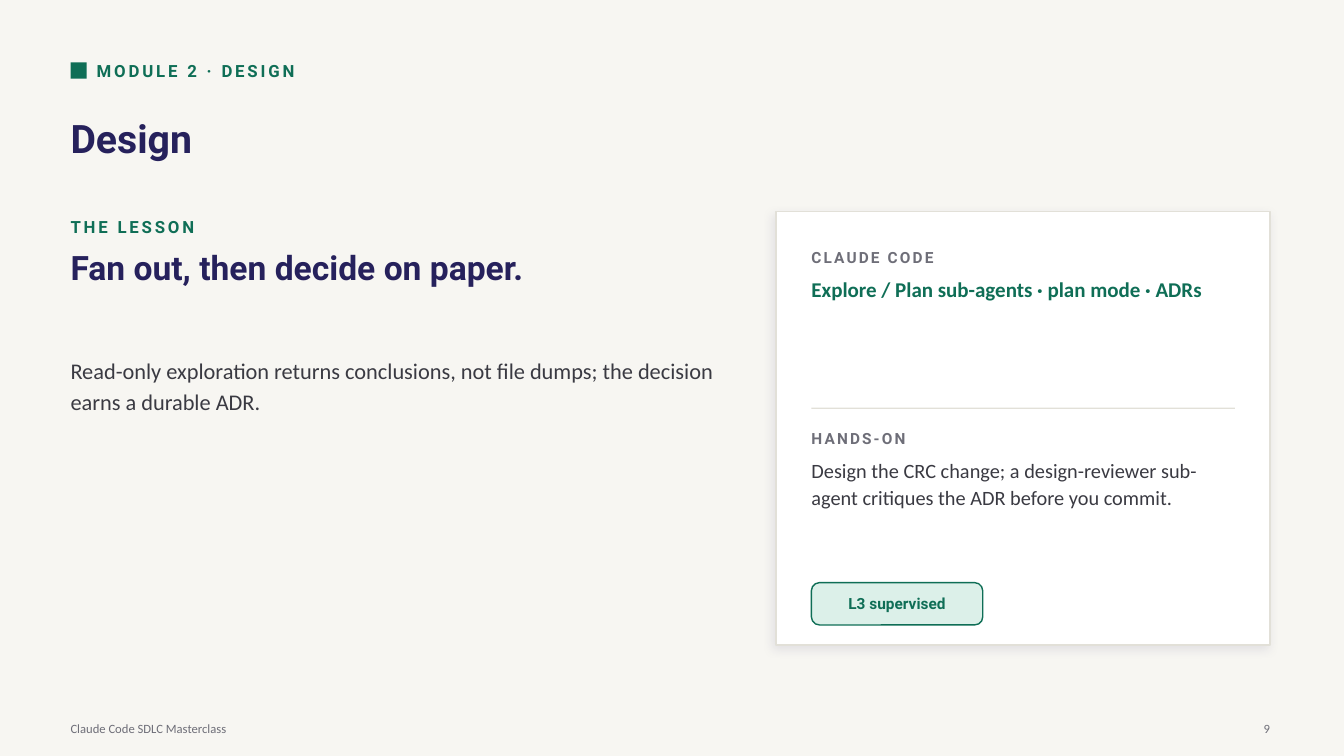
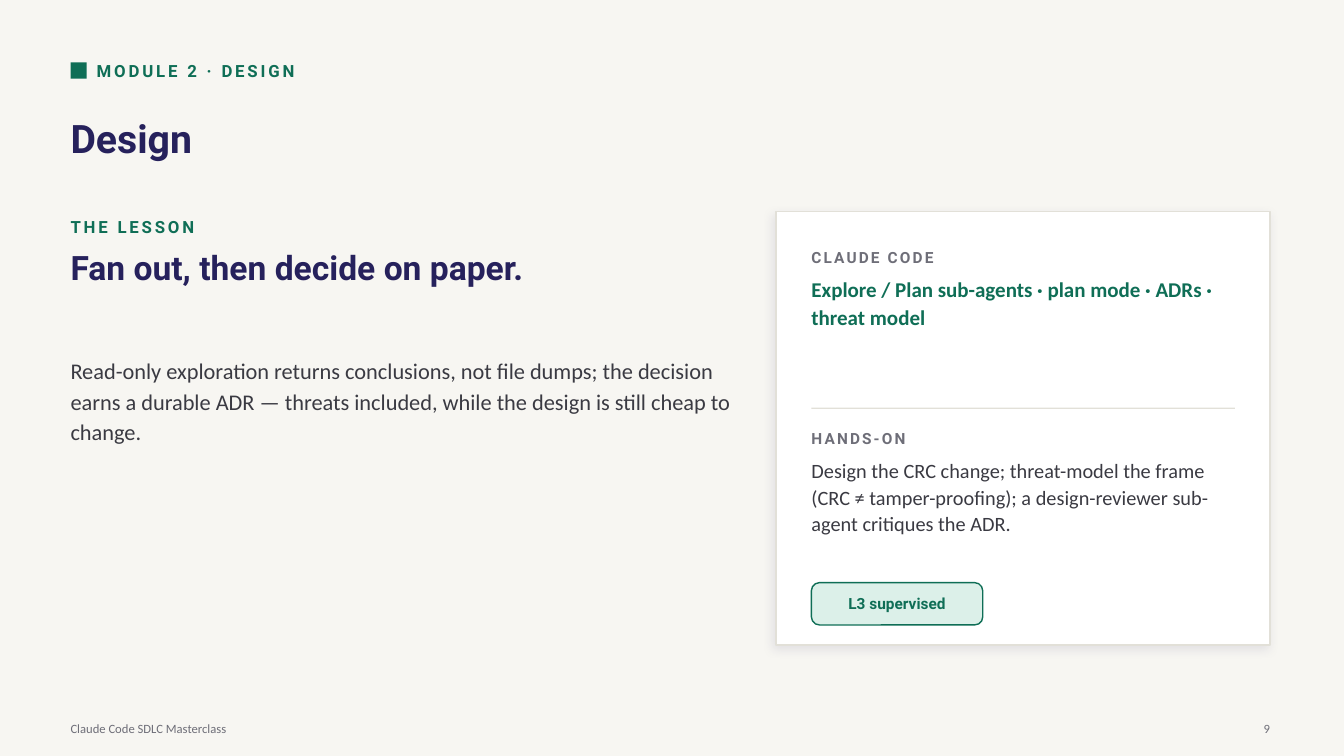
Before and after one commit to kishore123/cc-masterclass, a slide deck: slide 9 of instructor/slides/cc-masterclass-deck.pptx. Drawn at 1344x756 pixels with LibreOffice and Linux fonts; fonts in the diff are those of the drawing. Boxes give left, top, right and bottom in pixels: in the first picture for what was removed or moved away, otherwise in the second. Text is boxed around its words. In the diff, an @@ line names an element or a change of style, - is before the commit and + after.

```diff
--- a/instructor/slides/cc-masterclass-deck.pptx
+++ b/instructor/slides/cc-masterclass-deck.pptx
@@ text at [811,282,1202,325]: text changed @@
-Explore / Plan sub-agents · plan mode · ADRs
+Explore / Plan sub-agents · plan mode · ADRs · threat model
@@ text at [71,363,730,444]: text changed @@
-Read-only exploration returns conclusions, not file dumps; the decision earns a durable ADR.
+Read-only exploration returns conclusions, not file dumps; the decision earns a durable ADR — threats included, while the design is still cheap to change.
@@ text at [811,464,1209,535]: text changed @@
-Design the CRC change; a design-reviewer sub-agent critiques the ADR before you commit.
+Design the CRC change; threat-model the frame (CRC ≠ tamper-proofing); a design-reviewer sub-agent critiques the ADR.
```
Also in this commit, not shown: 2 other slides changed, 14 other files.
